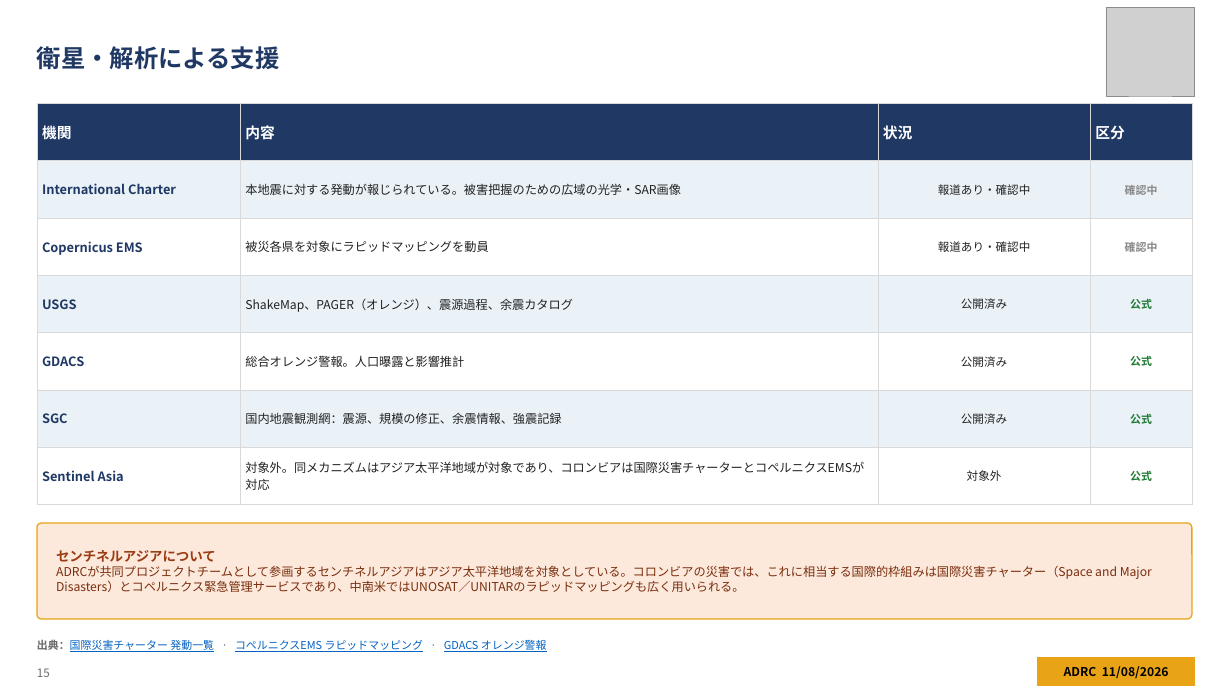
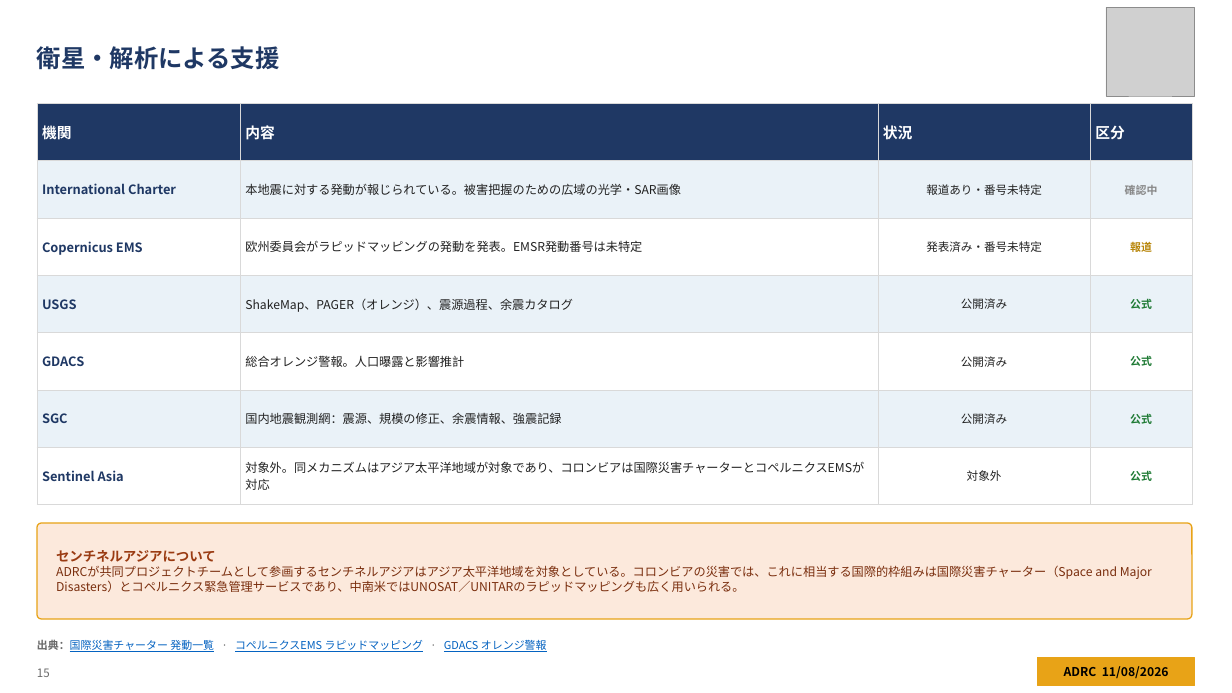
Before and after one commit to kochobi-max/whatsmap, a slide deck: slide 15 of reports/colombia_eq_20260810/output/ADRC_EQ_COL_Choco_20260810_JA.pptx. Drawn at 1232x693 pixels with LibreOffice and Linux fonts; fonts in the diff are those of the drawing; grey boxes stand for pictures. Boxes give left, top, right and bottom in pixels: in the first picture for what was removed or moved away, otherwise in the second. Text is boxed around its words. In the diff, an @@ line names an element or a change of style, - is before the commit and + after.

```diff
--- a/reports/colombia_eq_20260810/output/ADRC_EQ_COL_Choco_20260810_JA.pptx
+++ b/reports/colombia_eq_20260810/output/ADRC_EQ_COL_Choco_20260810_JA.pptx
@@ table at <box>37,104,1192,494</box> @@
-row 2, column 3: 報道あり・確認中
+row 2, column 3: 報道あり・番号未特定
-row 3: Copernicus EMS | 被災各県を対象にラピッドマッピングを動員 | 報道あり・確認中 | 確認中
+row 3: Copernicus EMS | 欧州委員会がラピッドマッピングの発動を発表。EMSR発動番号は未特定 | 発表済み・番号未特定 | 報道
```
Also in this commit, not shown: 4 other slides changed, 1 slide added, 7 other files.
